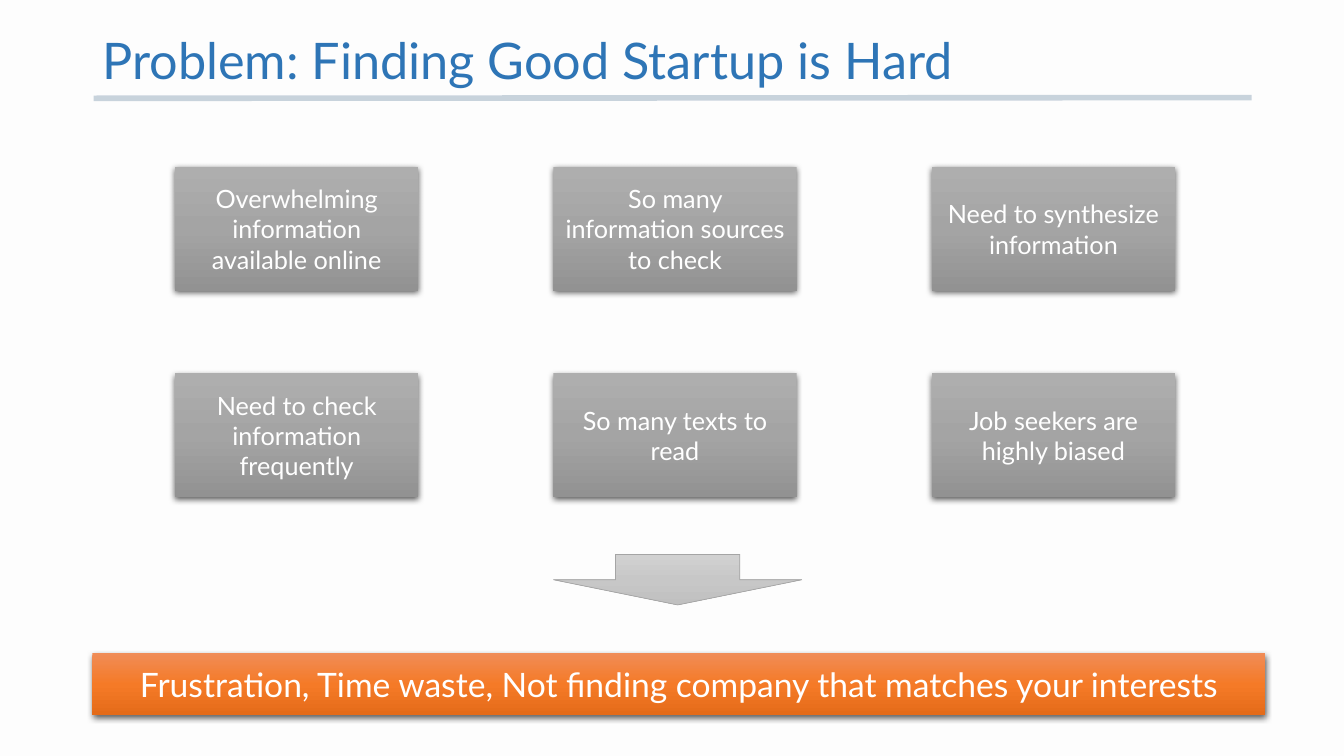
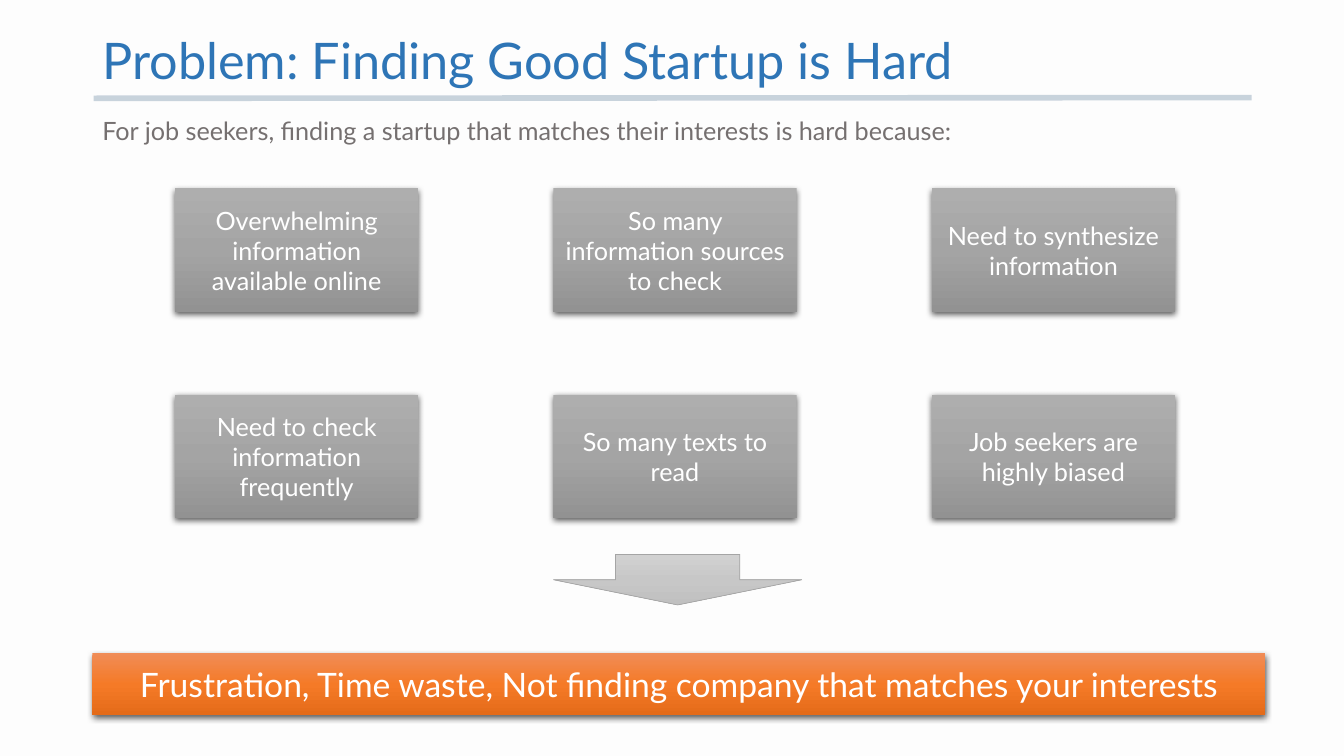
Before and after one commit to K-AlfredIwasaki/job_hunting_made_easy, a slide deck: slide 3 of startup_db_recommendation.pptx. Drawn at 1344x756 pixels with LibreOffice and Linux fonts; fonts in the diff are those of the drawing. Boxes give left, top, right and bottom in pixels: in the first picture for what was removed or moved away, otherwise in the second. Text is boxed around its words. In the diff, an @@ line names an element or a change of style, - is before the commit and + after.

```diff
--- a/startup_db_recommendation.pptx
+++ b/startup_db_recommendation.pptx
@@ text added at bbox=[102, 121, 952, 145], 18 pt, text #757070 @@
+For job seekers, finding a startup that matches their interests is hard because:
@@ 6 rectangles: place and size @@
-6 rectangles at bbox=[175, 167, 1175, 497]
+6 rectangles at bbox=[175, 189, 1175, 519]
```
Also in this commit, not shown: 10 other slides changed, 4 slides added, 7 slides removed.
